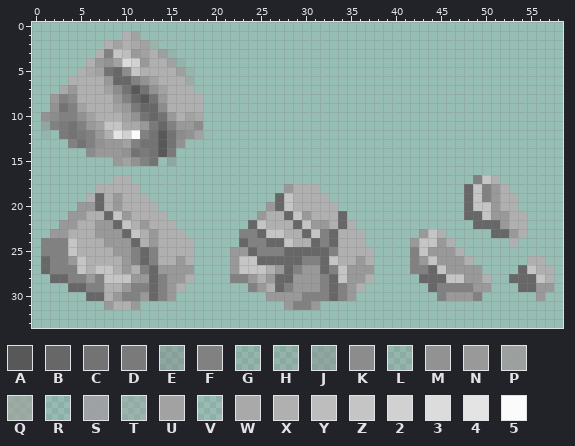
Pixel-art sprite: data/rocks_20x16.png. The picture above is the old version.
The file is 64x64 pixels. Pixels under 10% opacity are left out. Colours within 5 levels of each other are drawn and written as one. Shown: x 0..58, y 0..33.
Palette (. is transparent): A #585858  B #676767  C #737373  D #7a7a7a  E #7d7d7d56  F #818181  G #83838328  H #85858633  J #89898972  K #8c8c8c  L #8d8d8d2c  M #929292  N #999999  P #9d9d9de3  Q #a1a19eab  R #a0a0a01a  S #a0a0a3ec  T #a2a2a266  U #a2a2a2  V #a6a6a624  W #a9a9a9  X #b0b0b0  Y #bdbdbd  Z #c5c5c5  2 #d1d1d1  3 #dcdcdd  4 #e4e4e4  5 #fbfbfb
Pixels before, first column x 1:
 1 .........XU..............................................
 2 .......XUXWUT............................................
 3 ......XFZYNUXPH..........................................
 4 .....XNMU32NXXSH.........................................
 5 ....XWUCBKZXXXXPL........................................
 6 ...XXXXNBBFMUXXXQ........................................
 7 ..WNXXXUKCACMUXXXV.......................................
 8 .NFKXXXXNFBACNXXXX.......................................
 9 .MCFUXXXUNDBBKXXXX.......................................
10 MKFFMUXXXUMCBCNXUW.......................................
11 JFDCFNUZZWWNDBFNNK.......................................
12 G.DCDFNX425FCACKMUR......................................
13 ...FCFMNNUFCCACM.........................................
14 .....KNNNMCDCAD..........................................
15 ........NUMFC.E..........................................
16 .........................................................
17 ........XX......................................FZX......
18 ......XXXXX................NXXX................BZFNX.....
19 .....XBXNXXX..............BZXXXX...............BZFNXX....
20 ....NNBXNXXXX............NBZXXXXX..............BZZNXX....
21 ...NNXXBZNXXXX..........NXXBZNXXXB.............BBZNNXX...
22 ..NNXXNNBZXNXXX........BZXXXBZNNXBX.............BBBNXX...
23 .NNXXXNNNBZXNXXX......FFBZZXXBZFBXXX......NZX.....BBNX...
24 FFFZXXXNNNBXNXXXX.....BFFBBZXXBFBXXX.....NZZNX......X....
25 FFFZXXXXNNFBFXXXX....NNBFFFBBBBBFXXXX....FZNNNX..........
26 BFFNZXXXXNFBFXXNX....NZZBBBBBFFBZXXNX....FNZNNNX......XX.
27 BFFFZXZZXNXFBNNNN....NZZZXNBFNNBFZNNN....FFBZNNNN....BZXX
28 .BBFFNFZZZNNBFNNX....FFNXNBBNNNFBZNNX.....BBBZZNNX..BBBZX
29 ...BBFFXXNFFBFNX.......FNXBFNNNFBFNX.......BFFFFNN...BBNN
30 .....BBXNFFNBFN..........NNNNFFFBFN.........FNNNF......N.
31 .......NXXN................NFFN..........................
Once edited:
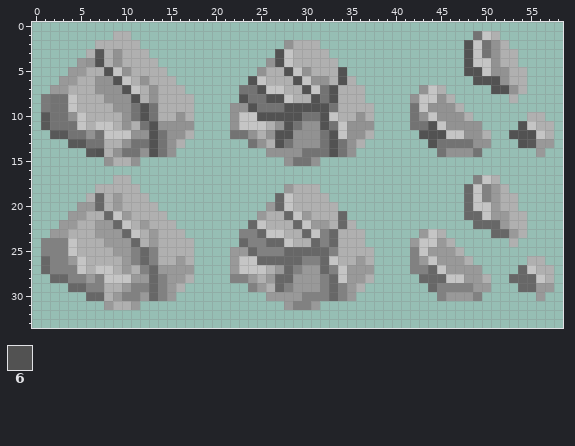
Colours new in this view: 6 #525252
From old to new:
Changed rows in their new state; - is an unchanged pixel.
first column x 1:
 1 --------X-.-------------------------------------CZX------
 2 ------X-X-X..--------------MXXX----------------6ZCMX-----
 3 -----XAXMXXX...-----------6ZXXXX---------------6ZCMXX----
 4 ----NM6XMXXX-...---------M6ZXXXXX--------------6ZZMXX----
 5 ---NNXX6ZMX---...-------MXX6ZMXXX6-------------66ZMMXX---
 6 --NN--MM6ZX-X--..------6ZXXX6ZMMX6X-------------666MXX---
 7 -NNX--MMM6ZX-X--..----CC6ZZXX6ZC6XXX------MZX-----66MX---
 8 DCCZ---MMM6XMX---.----6CC66ZXX6C6XXX-----MZZMX------X----
 9 DC-ZX---MMC6CX---.---MM6CCC66666CXXXX----CZMMMX----------
10 ACCMZX---MC6CXXMX.---MZZ66666CC6ZXXMX----CMZMMMX------XX-
11 ACC-ZXZ-XMXC6MMMM.---MZZZXM6CMM6CZMMM----CC6ZMMMM----6ZXX
12 .AA-CMCZZZMM6CMMX..--CCMXM66MMMC6ZMMX-----666ZZMMX--666ZX
13 ---AACCXXMC-6CMX-------CMX6CMMMC6CMX-------6CCCCMM---6ANN
14 -----A6XMC-M6CM----------MMMMCCC6CM---------CMMMC------N-
15 -------MXX-..-.------------MCCM--------------------------
